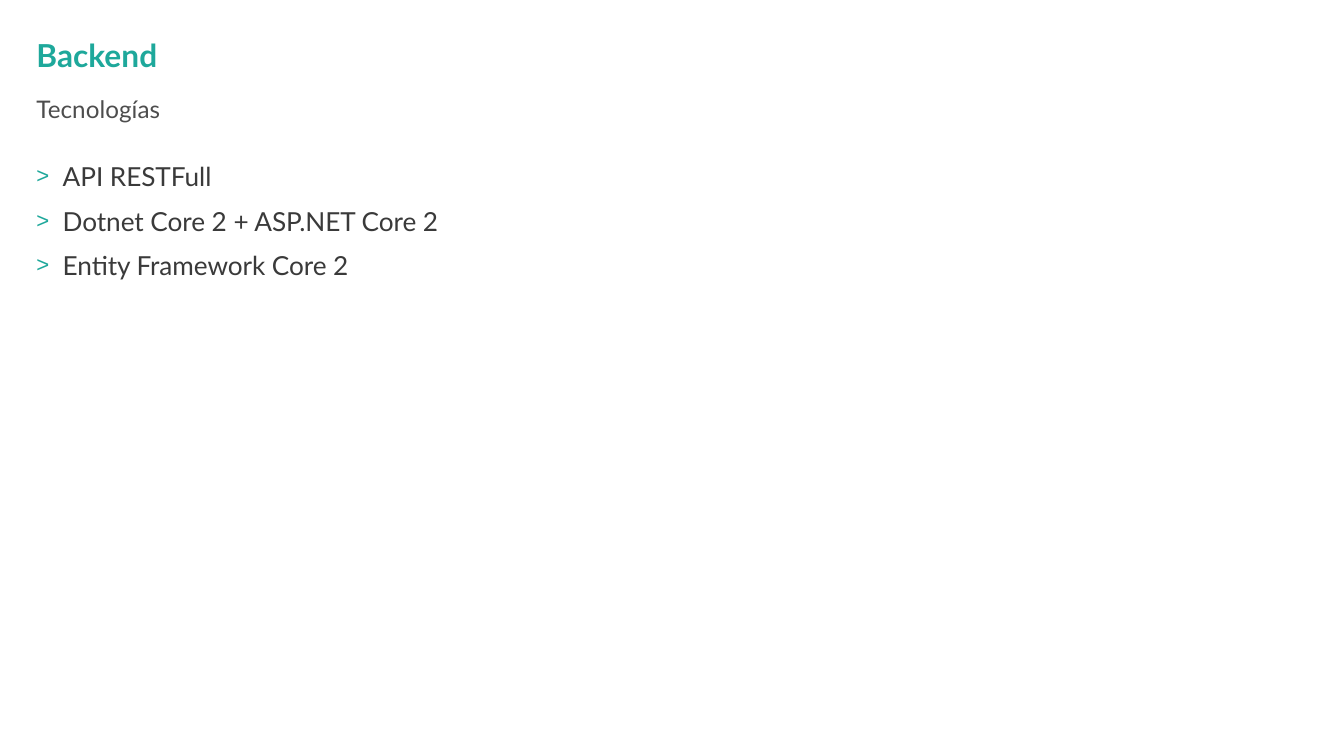
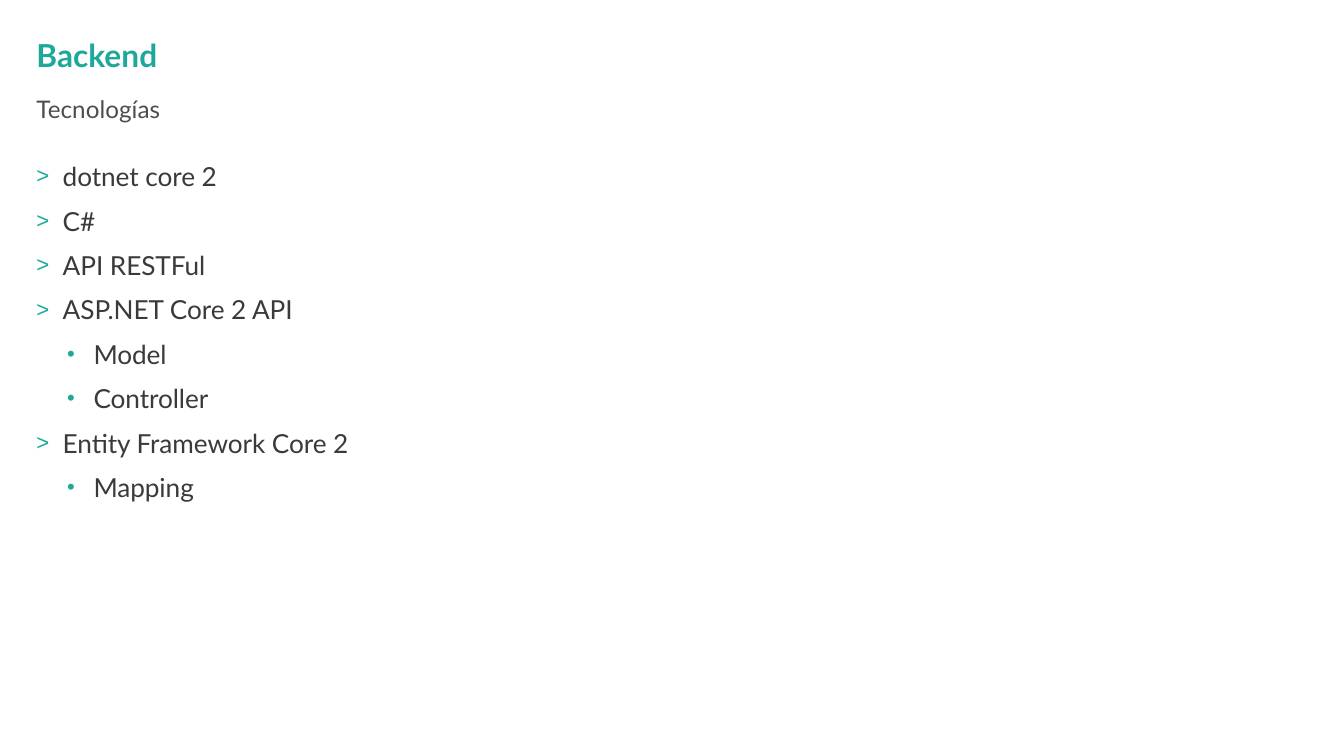
Before and after one commit to hexacta/ort-workshop-2017, a slide deck: slide 8 of Presentacion.pptx. Drawn at 1344x756 pixels with LibreOffice and Linux fonts; fonts in the diff are those of the drawing; background and template pictures are left out. Boxes give left, top, right and bottom in pixels: in the first picture for what was removed or moved away, otherwise in the second. Text is boxed around its words. In the diff, an @@ line names an element or a change of style, - is before the commit and + after.

```diff
--- a/Presentacion.pptx
+++ b/Presentacion.pptx
@@ text at [63, 166, 293, 408]: text changed @@
-> API RESTFull
-> Dotnet Core 2 + ASP.NET Core 2
+> dotnet core 2
+> C#
+> API RESTFul
+> ASP.NET Core 2 API
+  • Model
+  • Controller
@@ text at [94, 478, 194, 502]: paragraph added @@
+  • Mapping
```
Also in this commit, not shown: 1 other slide changed.
